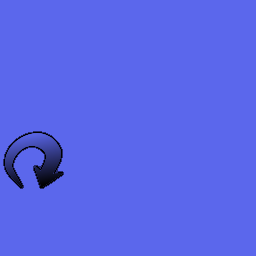
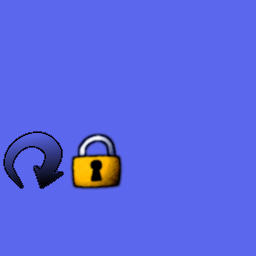
Revision of a layered 256x256 image; what changed, layer by layer:
added layer "Pasted Layer" above "Layer Group" over <box>69,132,124,191</box>
